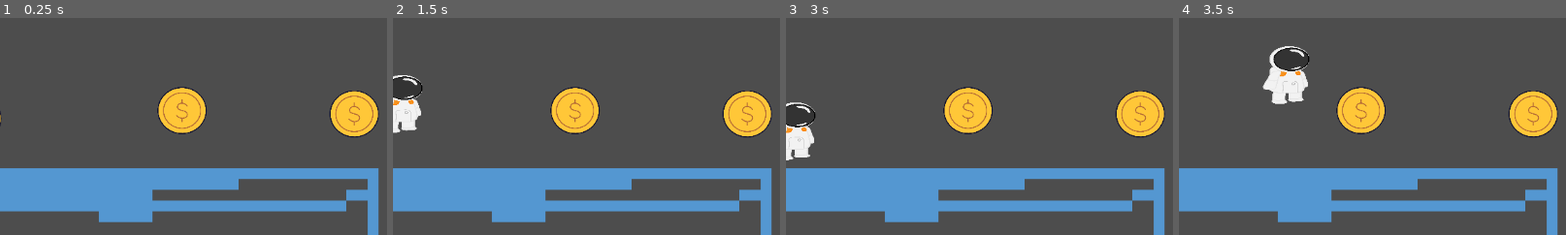
Above: before the commit, frames 1-4 (left to right).
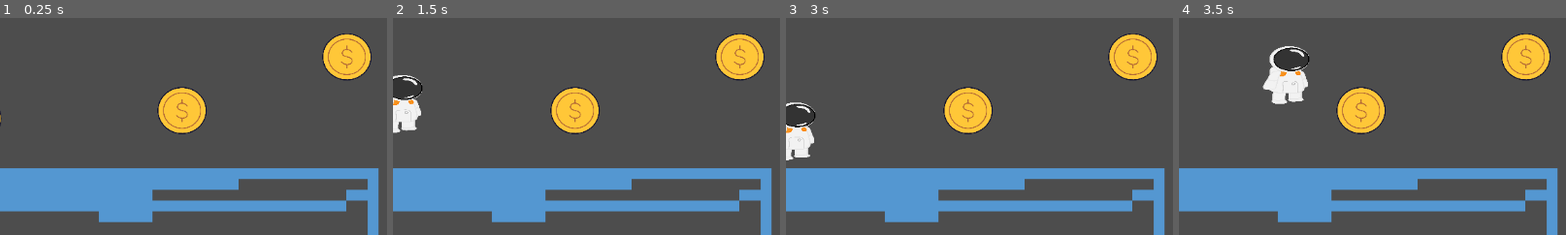
Above: after the commit, the same moments.

Repository: Ruiqiu7/DayDream-Sydney-Hackathon
Game: Godot game, scene res://coins.tscn
Two runs of this game, one before a commit and one after it. Both use one fixed random seed, a clock stepped at 60 frames per second and the inputs below.
Inputs:
- Up to frame 1 (0.25 s): no input
- Up to frame 2 (1.5 s): hold D (right) from 0.53 s (still down); tap W (jump) at 0.77 s
- Up to frame 3 (3 s): tap W (jump) at 1.52 s; release D (right) at 2.03 s; hold A (left) 2.03-2.78 s; hold D (right) from 2.78 s (still down)
- Up to frame 4 (3.5 s): keep holding D (right); tap W (jump) at 3.02 s
The pictures show only the part of the screen within x 41-91%, y 0-50%; the shares and areas given below are measured in that part.

The runs differ from the first frame. In frame 1, 4.3% of the frame differs, in the area x 83-98%, y 7-55%; in frame 2, 4.3%; in frame 3, 4.3%; in frame 4, 4.3%.

Commit message:
Converted coins to global variable

Diff:
--- /dev/null
+++ b/Global.gd
@@ -0,0 +1,11 @@
+extends Node
+var coins: int = 0
+
+# Called when the node enters the scene tree for the first time.
+func _ready() -> void:
+	pass # Replace with function body.
+
+
+# Called every frame. 'delta' is the elapsed time since the previous frame.
+func _process(delta: float) -> void:
+	pass
--- a/coins.tscn
+++ b/coins.tscn
@@ -115,12 +115,12 @@
 script = ExtResource("4_kywx8")
 
 [node name="Sprite2D" type="Sprite2D" parent="Coins3"]
-position = Vector2(982, 112.000015)
+position = Vector2(971.00006, 27.000008)
 scale = Vector2(0.2139535, 0.20465116)
 texture = ExtResource("5_cl8c7")
 
 [node name="CollisionShape2D" type="CollisionShape2D" parent="Coins3"]
-position = Vector2(973, 108)
+position = Vector2(974, 31)
 shape = SubResource("CircleShape2D_241p1")
 
 [node name="HUD" type="CanvasLayer" parent="."]
--- a/hud.gd
+++ b/hud.gd
@@ -1,27 +1,20 @@
 extends CanvasLayer
 
-var coins = 0
 # Called when the node enters the scene tree for the first time.
 func _ready() -> void:
-	$Coins.text = str(coins)
+	# Display the initial coin count from the global script
+	update_coin_label()
 
-
+# A function to update the UI. This is better than calling _ready() again.
+func update_coin_label() -> void:
+	$Coins.text = str(Global.coins)
 
 func _on_coin_collected() -> void:
-	coins = coins + 1
-	_ready()
-
-
-
-
-
-
-
+	Global.coins += 1 # A shorter way to write Global.coins = Global.coins + 1
+	update_coin_label()
 
 func _on_portal_body_entered(body: Node2D) -> void:
-	if coins >= 3:
-
-		coins = coins - 3
-		_ready()
-
+	if Global.coins >= 3:
+		Global.coins -= 3 # A shorter way to write Global.coins = Global.coins - 3
+		update_coin_label()
 		get_tree().change_scene_to_file("res://test.tscn")
--- a/project.godot
+++ b/project.godot
@@ -14,6 +14,10 @@
 run/main_scene="res://coins.tscn"
 config/features=PackedStringArray("4.5", "Mobile")
 config/icon="res://icon.svg"
+
+[autoload]
+
+Global="*res://Global.gd"
 
 [input]
 
--- a/test.tscn
+++ b/test.tscn
@@ -1,6 +1,9 @@
-[gd_scene load_steps=4 format=4 uid="uid://b7fse25g2jmik"]
+[gd_scene load_steps=10 format=4 uid="uid://b7fse25g2jmik"]
 
 [ext_resource type="Texture2D" uid="uid://bs5rj6nlpvf2t" path="res://Assets/Platforms/Deeper/BASE.png" id="1_37kl0"]
+[ext_resource type="Script" uid="uid://bhv3nhylrfk8w" path="res://hud.gd" id="2_ppyta"]
+[ext_resource type="Texture2D" uid="uid://defeoc8o6qio0" path="res://Assets/Coins/coin.svg" id="3_ykrsh"]
+[ext_resource type="FontFile" uid="uid://ds03x5j7stu2k" path="res://Assets/Coins/Chalkduster.ttf" id="4_g14j6"]
 
 [sub_resource type="TileSetAtlasSource" id="TileSetAtlasSource_8uh7m"]
 texture = ExtResource("1_37kl0")
@@ -41,8 +44,59 @@
 physics_layer_0/collision_layer = 1
 sources/1 = SubResource("TileSetAtlasSource_8uh7m")
 
+[sub_resource type="Theme" id="Theme_vbegm"]
+
+[sub_resource type="StyleBoxFlat" id="StyleBoxFlat_ehkex"]
+bg_color = Color(0.7490196, 0.5647059, 0.21960784, 0.47058824)
+
+[sub_resource type="StyleBoxTexture" id="StyleBoxTexture_xersf"]
+
 [node name="Node" type="Node"]
 
 [node name="TileMapLayer" type="TileMapLayer" parent="."]
 tile_map_data = PackedByteArray("AABAABMAAQABAAEAAABAABQAAQABAAEAAABAABUAAQABAAEAAABAABYAAQABAAEAAABAABcAAQABAAEAAABAAB …(2016 unchanged characters)…
 tile_set = SubResource("TileSet_6uqi0")
+
+[node name="HUD" type="CanvasLayer" parent="."]
+script = ExtResource("2_ppyta")
+
+[node name="Panel" type="Panel" parent="HUD"]
+offset_left = 8.0
+offset_top = -1.0
+offset_right = 203.0
+offset_bottom = 58.0
+theme = SubResource("Theme_vbegm")
+theme_override_styles/panel = SubResource("StyleBoxFlat_ehkex")
+metadata/_edit_use_anchors_ = true
+
+[node name="TextureRect" type="TextureRect" parent="HUD"]
+offset_left = 7.0
+offset_top = -6.0
+offset_right = 69.0
+offset_bottom = 56.0
+texture = ExtResource("3_ykrsh")
+expand_mode = 1
+metadata/_edit_use_anchors_ = true
+
+[node name="x" type="Label" parent="HUD"]
+offset_left = 71.0
+offset_top = 11.0
+offset_right = 149.0
+offset_bottom = 42.0
+theme_override_colors/font_color = Color(1, 0.78039217, 0.22352941, 1)
+theme_override_fonts/font = ExtResource("4_g14j6")
+theme_override_font_sizes/font_size = 22
+text = "x"
+metadata/_edit_use_anchors_ = true
+
+[node name="Coins" type="Label" parent="HUD"]
+offset_left = 99.0
+offset_top = 5.0
+offset_right = 168.0
+offset_bottom = 52.0
+theme_override_colors/font_color = Color(1, 0.78039217, 0.22352941, 1)
+theme_override_fonts/font = ExtResource("4_g14j6")
+theme_override_font_sizes/font_size = 34
+theme_override_styles/normal = SubResource("StyleBoxTexture_xersf")
+text = "##"
+metadata/_edit_use_anchors_ = true
Not shown, added: Global.gd.uid
